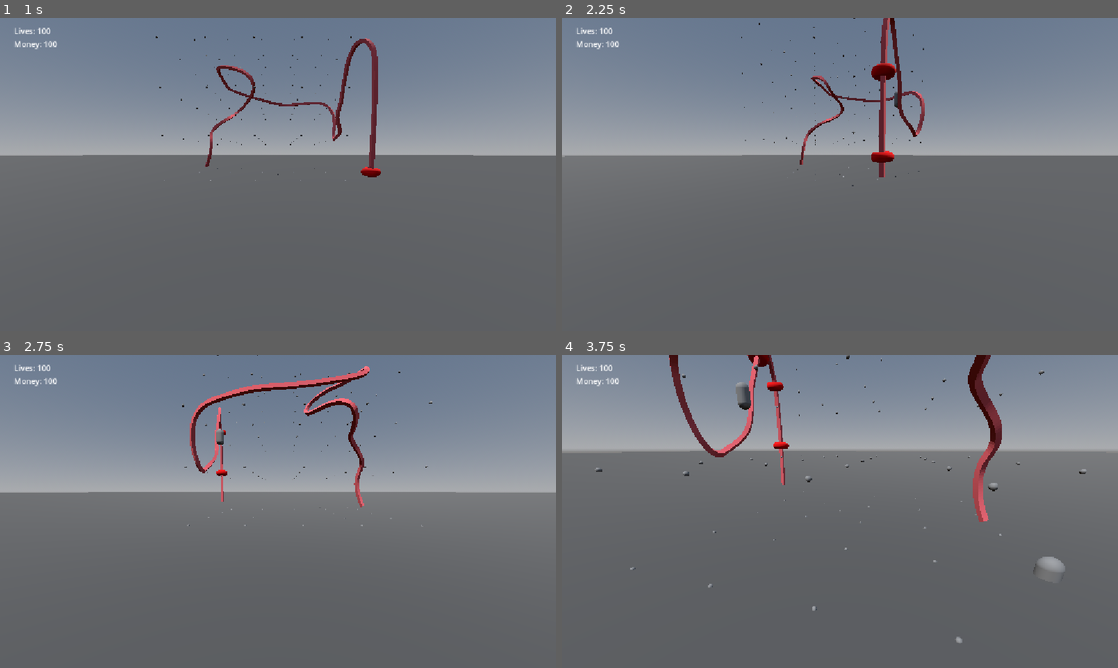
Above: before the commit, frames 1-4 (two rows, left to right).
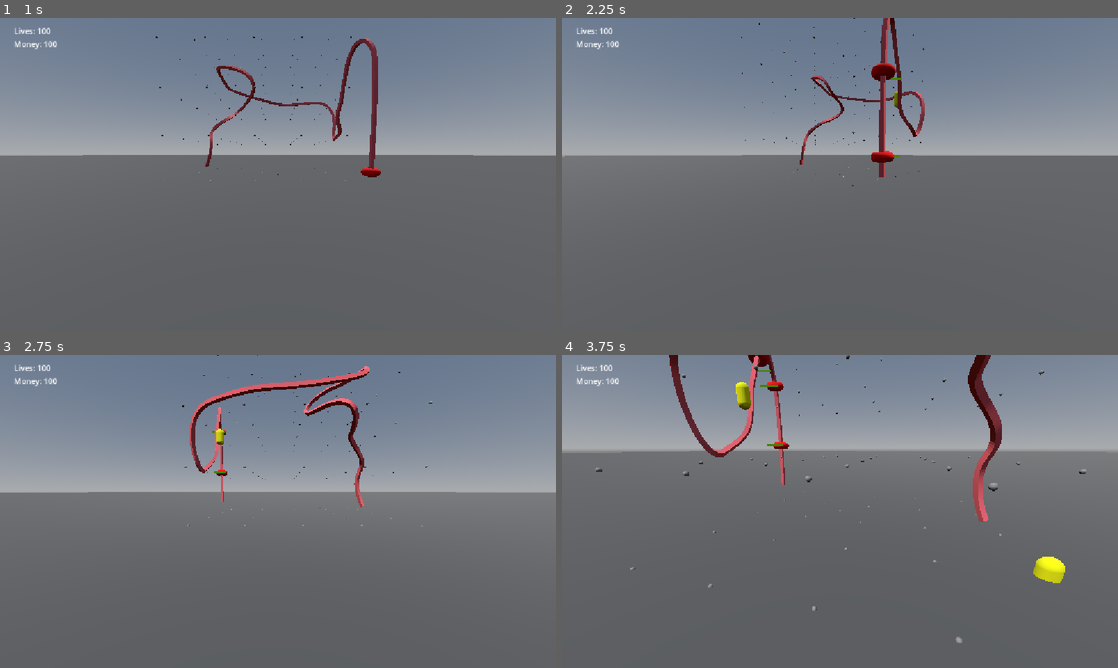
Above: after the commit, the same moments.

Repository: ChaseBradbury/Bead-Maze-TD
Game: Godot game, scene res://scenes/level.tscn
The game is run twice, just before and just after one commit, with the same random seed, the same clock (stepped at 60 frames per second) and the same inputs.
Inputs (mouse positions are in pixels of both pictures, inside the frame that each line leads up to):
- Up to frame 1 (1 s): tap Enter at 0.5 s; move the mouse to (400, 158) at 0.52 s; hold S (camera_down) from 0.53 s (still down); click (400, 158) at 0.67 s
- Up to frame 2 (2.25 s): move the mouse to (728, 190) at 1.27 s; release S (camera_down) at 1.28 s; tap A (camera_left) at 1.35 s; click (728, 190) at 1.42 s; move the mouse to (895, 105) at 2.02 s; hold D (camera_right) from 2.03 s (still down); click (895, 105) at 2.17 s
- Up to frame 3 (2.75 s): keep holding D (camera_right)
- Up to frame 4 (3.75 s): move the mouse to (812, 574) at 2.77 s; release D (camera_right) at 2.78 s; tap W (camera_up) at 2.85 s; click (812, 574) at 2.92 s; move the mouse to (1006, 558) at 3.52 s; hold E (zoom_in) from 3.53 s (still down); click (1006, 558) at 3.67 s

Frame 1 is identical in both runs. In frame 2, less than 0.1% of the frame differs, in the area x 58-62%, y 19-45%; in frame 3, less than 0.1%; in frame 4, 0.6%, in the area x 31-91%, y 4-73%.

Commit message:
Towers/Projectiles
Most of the core loop is done: beads move on a curve, and player can place towers that fire projectiles at the beads. When a bead reaches the end, the player loses a life, and when a projectile hits a bead it damages it

Diff:
--- /dev/null
+++ b/resources/projectiles/yellow_projectile.tres
@@ -0,0 +1,12 @@
+[gd_resource type="Resource" script_class="Projectile" format=3 uid="uid://4py3o5p65t43"]
+
+[ext_resource type="Script" uid="uid://dgce61anu0wbn" path="res://scripts/resources/projectile_resource.gd" id="1_l27hu"]
+
+[resource]
+script = ExtResource("1_l27hu")
+speed = 100.0
+color = Color(1, 1, 0, 1)
+homing = true
+lifespan = 3.0
+damage = 1
+metadata/_custom_type_script = "uid://dgce61anu0wbn"
--- /dev/null
+++ b/resources/towers/yellow_tower.tres
@@ -0,0 +1,12 @@
+[gd_resource type="Resource" script_class="Tower" format=3 uid="uid://dx883w0ey1o2"]
+
+[ext_resource type="Resource" uid="uid://4py3o5p65t43" path="res://resources/projectiles/yellow_projectile.tres" id="1_nmveu"]
+[ext_resource type="Script" uid="uid://y4aaax0k0cft" path="res://scripts/resources/tower_resource.gd" id="1_qfdny"]
+
+[resource]
+script = ExtResource("1_qfdny")
+cost = 50
+color = Color(1, 1, 0, 1)
+projectile = ExtResource("1_nmveu")
+attack_speed = 1.0
+metadata/_custom_type_script = "uid://y4aaax0k0cft"
--- a/scenes/bead.tscn
+++ b/scenes/bead.tscn
@@ -1,6 +1,7 @@
 [gd_scene format=3 uid="uid://c7tsvqs0olqtj"]
 
 [ext_resource type="Script" uid="uid://dugf5euyfpfi3" path="res://scripts/controllers/bead_controller.gd" id="1_fcylw"]
+[ext_resource type="PackedScene" uid="uid://dynw7dphw2yqa" path="res://scenes/healthbar.tscn" id="2_fcylw"]
 
 [sub_resource type="TorusMesh" id="TorusMesh_w7c3h"]
 inner_radius = 0.087
@@ -10,7 +11,9 @@
 
 [sub_resource type="SphereShape3D" id="SphereShape3D_fcylw"]
 
-[node name="Bead" type="Node3D" unique_id=1733955880]
+[node name="Bead" type="Area3D" unique_id=1766565341]
+collision_layer = 2
+collision_mask = 4
 script = ExtResource("1_fcylw")
 
 [node name="Mesh" type="MeshInstance3D" parent="." unique_id=1333513918]
@@ -18,7 +21,9 @@
 mesh = SubResource("TorusMesh_w7c3h")
 surface_material_override/0 = SubResource("StandardMaterial3D_w7c3h")
 
-[node name="Area3D" type="Area3D" parent="." unique_id=1890111225]
+[node name="CollisionShape3D" type="CollisionShape3D" parent="." unique_id=901830179]
+transform = Transform3D(10, 0, 0, 0, 10, 0, 0, 0, 10, 0, 0, 0)
+shape = SubResource("SphereShape3D_fcylw")
 
-[node name="CollisionShape3D" type="CollisionShape3D" parent="Area3D" unique_id=901830179]
-shape = SubResource("SphereShape3D_fcylw")
+[node name="Healthbar" parent="." unique_id=1969777471 instance=ExtResource("2_fcylw")]
+transform = Transform3D(1, 0, 0, 0, 1, 0, 0, 0, 1, 0, 8.232771, 0)
--- /dev/null
+++ b/scenes/healthbar.tscn
@@ -0,0 +1,32 @@
+[gd_scene format=3 uid="uid://dynw7dphw2yqa"]
+
+[ext_resource type="Script" uid="uid://c4h8l2i78g1qi" path="res://scripts/controllers/healthbar_controller.gd" id="1_8wl12"]
+
+[sub_resource type="StyleBoxFlat" id="StyleBoxFlat_hk511"]
+bg_color = Color(0.31183133, 0, 0.037853006, 1)
+
+[sub_resource type="StyleBoxFlat" id="StyleBoxFlat_ntio1"]
+bg_color = Color(0.26268598, 0.5083731, 2.8878452e-07, 1)
+
+[sub_resource type="ViewportTexture" id="ViewportTexture_qc6vu"]
+viewport_path = NodePath("SubViewport")
+
+[node name="Healthbar" type="Node3D" unique_id=1969777471]
+script = ExtResource("1_8wl12")
+
+[node name="SubViewport" type="SubViewport" parent="." unique_id=621293674]
+disable_3d = true
+transparent_bg = true
+size = Vector2i(1024, 128)
+
+[node name="ProgressBar" type="ProgressBar" parent="SubViewport" unique_id=515133567]
+offset_right = 1024.0
+offset_bottom = 128.0
+theme_override_styles/background = SubResource("StyleBoxFlat_hk511")
+theme_override_styles/fill = SubResource("StyleBoxFlat_ntio1")
+value = 50.0
+show_percentage = false
+
+[node name="Sprite3D" type="Sprite3D" parent="." unique_id=34259685]
+billboard = 1
+texture = SubResource("ViewportTexture_qc6vu")
--- a/scenes/level.tscn
+++ b/scenes/level.tscn
@@ -42,12 +42,11 @@
 [node name="Player" parent="." unique_id=113013378 instance=ExtResource("1_2q6dc")]
 
 [node name="Maze" parent="." unique_id=1869389183 instance=ExtResource("2_w8frs")]
-bead_num = 10
-bead_interval = 1.0
 
-[node name="Matrix" parent="." unique_id=1900700106 instance=ExtResource("3_mx8sn")]
+[node name="Matrix" parent="." unique_id=1900700106 node_paths=PackedStringArray("mazes") instance=ExtResource("3_mx8sn")]
 size = Vector3i(5, 5, 5)
 spacing = Vector3(25, 25, 25)
+mazes = [NodePath("../Maze")]
 
 [node name="Path3D" type="Path3D" parent="." unique_id=1626143005]
 visible = false
--- a/scenes/maze.tscn
+++ b/scenes/maze.tscn
@@ -16,8 +16,6 @@
 
 [node name="Maze" type="Node3D" unique_id=1869389183]
 script = ExtResource("1_fgl6e")
-bead_num = null
-bead_interval = null
 
 [node name="CSGPolygon3D" type="CSGPolygon3D" parent="." unique_id=1866179068]
 polygon = PackedVector2Array(-1, -1, -1, 1, 1, 1, 1, -1)
--- /dev/null
+++ b/scenes/projectile.tscn
@@ -0,0 +1,21 @@
+[gd_scene format=3 uid="uid://nfn8s0cpe7q4"]
+
+[ext_resource type="Script" uid="uid://rb5maxybl18u" path="res://scripts/controllers/projectile_controller.gd" id="1_c8fcr"]
+
+[sub_resource type="CylinderMesh" id="CylinderMesh_hk511"]
+bottom_radius = 0.0
+
+[sub_resource type="CapsuleShape3D" id="CapsuleShape3D_hk511"]
+
+[node name="Projectile" type="Area3D" unique_id=473192788]
+collision_layer = 4
+collision_mask = 2
+script = ExtResource("1_c8fcr")
+
+[node name="Mesh" type="MeshInstance3D" parent="." unique_id=542779694]
+mesh = SubResource("CylinderMesh_hk511")
+
+[node name="CollisionShape3D" type="CollisionShape3D" parent="." unique_id=1571098039]
+shape = SubResource("CapsuleShape3D_hk511")
+
+[connection signal="area_entered" from="." to="." method="_on_area_entered"]
--- a/scenes/tower.tscn
+++ b/scenes/tower.tscn
@@ -1,9 +1,15 @@
 [gd_scene format=3 uid="uid://dvhyceakw8ytw"]
+
+[ext_resource type="Script" uid="uid://bqi6fm8i6gcx1" path="res://scripts/controllers/tower_controller.gd" id="1_2x682"]
 
 [sub_resource type="CapsuleMesh" id="CapsuleMesh_hk511"]
 
+[sub_resource type="StandardMaterial3D" id="StandardMaterial3D_8rpe2"]
+
 [node name="Tower" type="Node3D" unique_id=1580694612]
+script = ExtResource("1_2x682")
 
-[node name="MeshInstance3D" type="MeshInstance3D" parent="." unique_id=26254163]
+[node name="Mesh" type="MeshInstance3D" parent="." unique_id=26254163]
 transform = Transform3D(5, 0, 0, 0, 5, 0, 0, 0, 5, 0, 0, 0)
 mesh = SubResource("CapsuleMesh_hk511")
+surface_material_override/0 = SubResource("StandardMaterial3D_8rpe2")
--- a/scripts/controllers/bead_controller.gd
+++ b/scripts/controllers/bead_controller.gd
@@ -1,19 +1,30 @@
-extends Node3D
+extends Area3D
+class_name BeadController
 
 @export var path_follow: PathFollow3D
 @export var bead: Bead = load("res://resources/beads/red_bead.tres")
 
-signal finished(bead_value: Bead)
+var current_health
+
+signal finished(bead_node: BeadController)
+signal killed(bead_node: BeadController)
 
 # Called when the node enters the scene tree for the first time.
 func _ready() -> void:
-	var mesh_color = $Mesh.get_active_material(0)
-	mesh_color.albedo_color = bead.color
-
+	var mesh_mat = $Mesh.get_active_material(0)
+	mesh_mat.albedo_color = bead.color
+	current_health = bead.health
+	$Healthbar.set_max_health(current_health)
+	$Healthbar.set_health(current_health)
 
 # Called every frame. 'delta' is the elapsed time since the previous frame.
 func _process(delta: float) -> void:
 	path_follow.progress += bead.speed * delta
 	if path_follow.progress_ratio >= 1.0:
-		finished.emit(bead)
-		path_follow.queue_free()
+		finished.emit(self)
+
+func hit(projectile: Projectile):
+	current_health -= projectile.damage
+	$Healthbar.set_health(current_health)
+	if current_health <= 0:
+		killed.emit(self)
--- /dev/null
+++ b/scripts/controllers/healthbar_controller.gd
@@ -0,0 +1,21 @@
+extends Node3D
+
+@export var max_health = 100
+@export var current_health = 100
+
+# Called when the node enters the scene tree for the first time.
+func _ready() -> void:
+	pass # Replace with function body.
+
+
+# Called every frame. 'delta' is the elapsed time since the previous frame.
+func _process(delta: float) -> void:
+	pass
+
+func set_max_health(value: int):
+	max_health = value
+	$SubViewport/ProgressBar.max_value = max_health
+
+func set_health(value: int):
+	current_health = value
+	$SubViewport/ProgressBar.value = current_health
--- a/scripts/controllers/matrix_controller.gd
+++ b/scripts/controllers/matrix_controller.gd
@@ -4,6 +4,7 @@
 @export var tower_scene = load("res://scenes/tower.tscn")
 @export var size: Vector3i = Vector3i(5, 5, 5)
 @export var spacing: Vector3 = Vector3(25, 25, 25)
+@export var mazes: Array[MazeController]
 
 var point_matrix = []
 var tower_matrix = []
@@ -40,4 +41,5 @@
 	var tower_node = tower_scene.instantiate()
 	tower_node.position = world_pos
 	tower_matrix[coords.x][coords.y][coords.z] = tower_node
+	tower_node.mazes = mazes
 	add_child(tower_node)
--- a/scripts/controllers/maze_controller.gd
+++ b/scripts/controllers/maze_controller.gd
@@ -1,10 +1,11 @@
 extends Node3D
+class_name MazeController
 
 @export var bead_scene = load("res://scenes/bead.tscn")
 @export var bead_num = 10
 @export var bead_interval = 1.0
 
-var created_beads = 0
+var beads: Array[BeadController] = []
 var time_elapsed: float = 0.0
 
 signal bead_finished(bead_value: Bead)
@@ -16,16 +17,38 @@
 # Called every frame. 'delta' is the elapsed time since the previous frame.
 func _process(delta: float) -> void:
 	time_elapsed += delta
-	if time_elapsed > bead_interval and created_beads < bead_num:
+	if time_elapsed > bead_interval and beads.size() < bead_num:
 		time_elapsed = 0.0
 		var path_follow_node = PathFollow3D.new()
 		var bead_node = bead_scene.instantiate()
 		bead_node.path_follow = path_follow_node
 		bead_node.finished.connect(_on_bead_finished)
+		bead_node.killed.connect(_on_bead_killed)
 		path_follow_node.loop = false
 		path_follow_node.add_child(bead_node)
 		$Path.add_child(path_follow_node)
-		created_beads += 1
+		beads.append(bead_node)
 
-func _on_bead_finished(bead: Bead):
-	bead_finished.emit(bead)
+func _on_bead_finished(bead_node: BeadController):
+	bead_finished.emit(bead_node.bead)
+	beads.erase(bead_node)
+	bead_node.path_follow.queue_free()
+
+func _on_bead_killed(bead_node: BeadController):
+	beads.erase(bead_node)
+	bead_node.path_follow.queue_free()
+
+func get_first_bead() -> BeadController:
+	return beads.front()
+
+func get_last_bead() -> BeadController:
+	return beads.back()
+
+func get_closest_bead(global_pos: Vector3) -> BeadController:
+	var closest: BeadController = get_first_bead()
+	var closest_dist: float = closest.global_position.distance_to(global_pos)
+	for bead in beads:
+		if bead.global_position.distance_to(global_pos) < closest_dist:
+			closest_dist = bead.global_position.distance_to(global_pos)
+			closest = bead
+	return closest
--- /dev/null
+++ b/scripts/controllers/projectile_controller.gd
@@ -0,0 +1,32 @@
+extends Area3D
+
+var target_node: Node3D
+var target_direction: Vector3
+var projectile: Projectile
+
+var time_elapsed: float = 0.0
+
+# Called when the node enters the scene tree for the first time.
+func _ready() -> void:
+	update_direction()
+
+# Called every frame. 'delta' is the elapsed time since the previous frame.
+func _process(delta: float) -> void:
+	time_elapsed += delta
+	if projectile.homing:
+		if not is_instance_valid(target_node):
+			queue_free()
+			return
+		update_direction()
+	look_at(target_direction)
+	position += target_direction * delta * projectile.speed
+
+	if time_elapsed >= projectile.lifespan:
+		queue_free()
+
+func update_direction():
+	target_direction = global_position.direction_to(target_node.global_position)
+
+func _on_area_entered(bead: BeadController) -> void:
+	bead.hit(projectile)
+	queue_free()
--- /dev/null
+++ b/scripts/controllers/tower_controller.gd
@@ -0,0 +1,23 @@
+extends Node3D
+
+@export var projectile_scene = load("res://scenes/projectile.tscn")
+@export var tower: Tower = load("res://resources/towers/yellow_tower.tres")
+@export var mazes: Array[MazeController]
+
+var time_elapsed: float = 0.0
+
+# Called when the node enters the scene tree for the first time.
+func _ready() -> void:
+	var mesh_mat = $Mesh.get_active_material(0)
+	mesh_mat.albedo_color = tower.color
+
+
+# Called every frame. 'delta' is the elapsed time since the previous frame.
+func _process(delta: float) -> void:
+	time_elapsed += delta
+	if time_elapsed > tower.attack_speed:
+		time_elapsed = 0.0
+		var projectile_node = projectile_scene.instantiate()
+		projectile_node.target_node = mazes[0].get_closest_bead(global_position)
+		projectile_node.projectile = tower.projectile
+		add_child(projectile_node)
--- /dev/null
+++ b/scripts/resources/projectile_resource.gd
@@ -0,0 +1,8 @@
+extends Resource
+class_name Projectile
+
+@export var speed: float
+@export var color: Color
+@export var homing: bool
+@export var lifespan: float
+@export var damage: int
--- /dev/null
+++ b/scripts/resources/tower_resource.gd
@@ -0,0 +1,7 @@
+extends Resource
+class_name Tower
+
+@export var cost: int
+@export var color: Color
+@export var projectile: Projectile
+@export var attack_speed: float
Not shown, added: scripts/controllers/healthbar_controller.gd.uid
Not shown, added: scripts/controllers/projectile_controller.gd.uid
Not shown, added: scripts/controllers/tower_controller.gd.uid
Not shown, added: scripts/resources/projectile_resource.gd.uid
Not shown, added: scripts/resources/tower_resource.gd.uid
